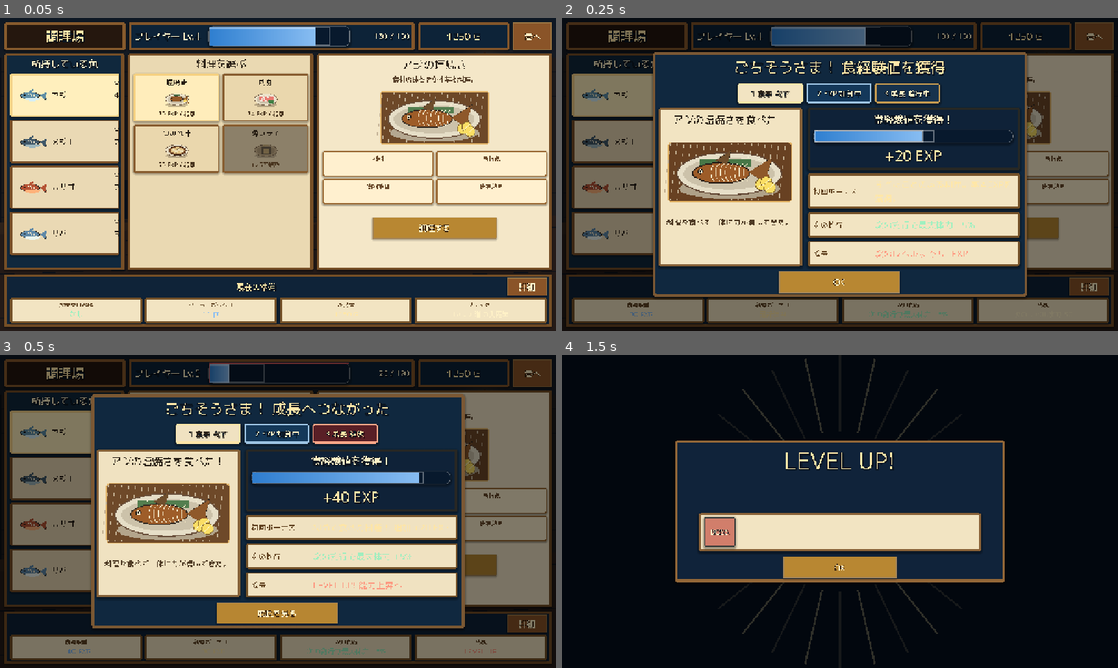
Above: before the commit, frames 1-4 (two rows, left to right).
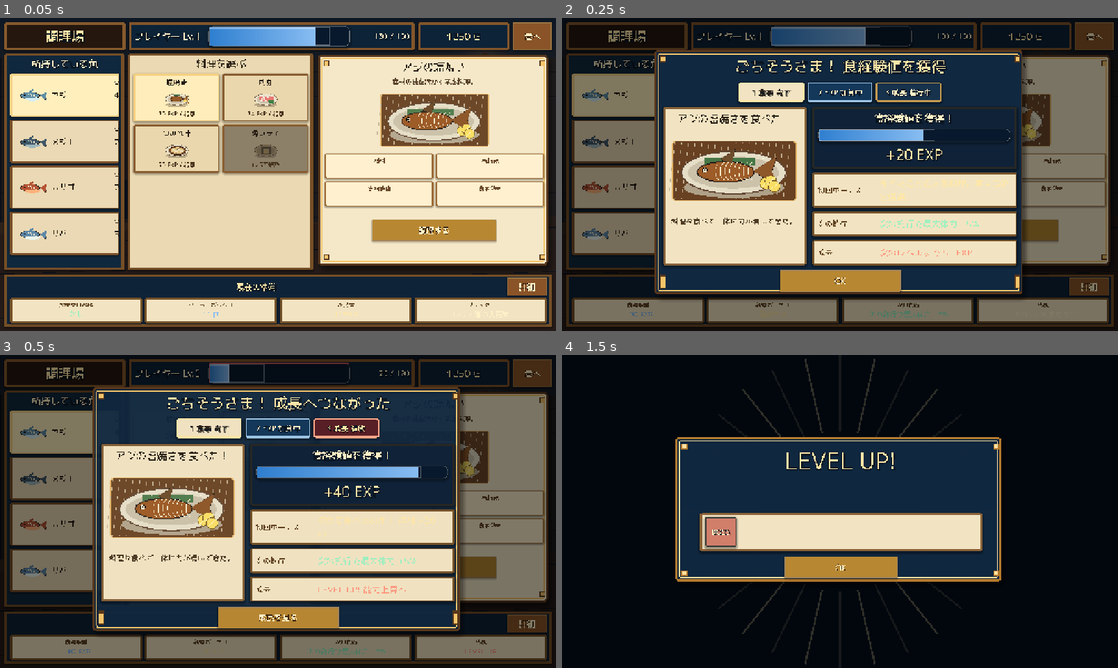
Above: after the commit, the same moments.

Repository: RYUKOU-OKUMURA/tsuri_quest_umi_mvp
Game: Godot game, scene res://tools/cooking_flow_smoke.tscn
Same seed, same stepped clock (60 frames per second), same inputs: the game is played once before the commit and once after it. This scene is started directly instead of the project's main scene.
Inputs (mouse positions are in pixels of both pictures, inside the frame that each line leads up to):
- Up to frame 1 (0.05 s): no input
- Up to frame 2 (0.25 s): no input
- Up to frame 3 (0.5 s): no input
- Up to frame 4 (1.5 s): click "港へ" at 0.5 s; tap Enter at 1.25 s; move the mouse to (962, 495) at 1.27 s; tap Shift at 1.35 s; click (962, 495) at 1.42 s

The runs differ from the first frame. In frame 1, 7.5% of the frame differs, in the area x 57-100%, y 11-81%; in frame 2, 16%; in frame 3, 25%, in the area x 16-100%, y 10-89%; in frame 4, 3.3%.

Commit message:
Apply cooking showcase frame assets

Diff:
--- a/src/ui/components/cooking_reward_panel.gd
+++ b/src/ui/components/cooking_reward_panel.gd
@@ -7,6 +7,7 @@
 
 const DISH_FEATURE_AJI := "res://assets/showcase/cooking/dish_feature_aji_shioyaki.png"
 const DISH_ICON_SHEET := "res://assets/showcase/cooking/dish_icon_sheet.png"
+const MEAL_RESULT_FRAME := "res://assets/showcase/cooking/meal_result_frame.png"
 
 var _dialog: PanelContainer
 var _header_title: Label
@@ -41,7 +42,14 @@
 	_dialog = PanelContainer.new()
 	_dialog.custom_minimum_size = Vector2(860.0, 0.0)
 	_dialog.add_theme_stylebox_override(
-		"panel", _style_box(Color("#10283f"), Color("#5e391a"), Palette.GOLD_BRIGHT, 6, 8)
+		"panel",
+		_texture_style_box(
+			MEAL_RESULT_FRAME,
+			34,
+			_style_box(Color("#10283f"), Color("#5e391a"), Palette.GOLD_BRIGHT, 6, 8),
+			22.0,
+			16.0
+		)
 	)
 	center.add_child(_dialog)
 
@@ -267,6 +275,31 @@
 	sb.shadow_size = 6
 	sb.shadow_offset = Vector2(0.0, 3.0)
 	sb.anti_aliasing = false
+	return sb
+
+
+func _texture_style_box(
+	path: String, margin: int, fallback: StyleBox, content_x: float, content_y: float
+) -> StyleBox:
+	var tex := load(path) as Texture2D
+	if tex == null:
+		return fallback
+	var sb := StyleBoxTexture.new()
+	sb.texture = tex
+	sb.texture_margin_left = margin
+	sb.texture_margin_top = margin
+	sb.texture_margin_right = margin
+	sb.texture_margin_bottom = margin
+	sb.axis_stretch_horizontal = StyleBoxTexture.AXIS_STRETCH_MODE_STRETCH
+	sb.axis_stretch_vertical = StyleBoxTexture.AXIS_STRETCH_MODE_STRETCH
+	sb.expand_margin_left = 6.0
+	sb.expand_margin_top = 6.0
+	sb.expand_margin_right = 6.0
+	sb.expand_margin_bottom = 6.0
+	sb.content_margin_left = content_x
+	sb.content_margin_top = content_y
+	sb.content_margin_right = content_x
+	sb.content_margin_bottom = content_y
 	return sb
 
 
--- a/src/ui/components/cooking_status_panel.gd
+++ b/src/ui/components/cooking_status_panel.gd
@@ -4,6 +4,7 @@
 signal closed
 
 const GaugeBarScript = preload("res://src/ui/components/gauge_bar.gd")
+const STATUS_CARD_FRAME := "res://assets/showcase/cooking/status_card_frame.png"
 
 var _dialog: PanelContainer
 var _exp_bar: GaugeBar
@@ -121,7 +122,13 @@
 
 
 func _summary_card(parent: GridContainer, title: String, accent: Color) -> Label:
-	var card := _panel_box(Color("#10283f"), Color("#07121e"), Palette.GOLD_DEEP, 4)
+	var card := _texture_panel_box(
+		STATUS_CARD_FRAME,
+		24,
+		_style_box(Color("#10283f"), Color("#07121e"), Palette.GOLD_DEEP, 4, 5),
+		16.0,
+		10.0
+	)
 	card.custom_minimum_size = Vector2(420.0, 86.0)
 	parent.add_child(card)
 	var box := VBoxContainer.new()
@@ -140,7 +147,13 @@
 
 
 func _stat_card(title: String, value: String, accent: Color) -> PanelContainer:
-	var card := _panel_box(Color("#f8edcf"), Color("#60401f"), Color("#d7a456"), 4)
+	var card := _texture_panel_box(
+		STATUS_CARD_FRAME,
+		24,
+		_style_box(Color("#f8edcf"), Color("#60401f"), Color("#d7a456"), 4, 5),
+		14.0,
+		8.0
+	)
 	card.custom_minimum_size = Vector2(250.0, 70.0)
 	var box := VBoxContainer.new()
 	box.add_theme_constant_override("separation", 0)
@@ -201,6 +214,16 @@
 func _panel_box(fill: Color, border: Color, inner: Color, border_width: int) -> PanelContainer:
 	var panel := PanelContainer.new()
 	panel.add_theme_stylebox_override("panel", _style_box(fill, border, inner, border_width, 5))
+	return panel
+
+
+func _texture_panel_box(
+	path: String, margin: int, fallback: StyleBox, content_x: float, content_y: float
+) -> PanelContainer:
+	var panel := PanelContainer.new()
+	panel.add_theme_stylebox_override(
+		"panel", _texture_style_box(path, margin, fallback, content_x, content_y)
+	)
 	return panel
 
 
@@ -219,3 +242,28 @@
 	sb.shadow_offset = Vector2(0.0, 3.0)
 	sb.anti_aliasing = false
 	return sb
+
+
+func _texture_style_box(
+	path: String, margin: int, fallback: StyleBox, content_x: float, content_y: float
+) -> StyleBox:
+	var tex := load(path) as Texture2D
+	if tex == null:
+		return fallback
+	var sb := StyleBoxTexture.new()
+	sb.texture = tex
+	sb.texture_margin_left = margin
+	sb.texture_margin_top = margin
+	sb.texture_margin_right = margin
+	sb.texture_margin_bottom = margin
+	sb.axis_stretch_horizontal = StyleBoxTexture.AXIS_STRETCH_MODE_STRETCH
+	sb.axis_stretch_vertical = StyleBoxTexture.AXIS_STRETCH_MODE_STRETCH
+	sb.expand_margin_left = 5.0
+	sb.expand_margin_top = 5.0
+	sb.expand_margin_right = 5.0
+	sb.expand_margin_bottom = 5.0
+	sb.content_margin_left = content_x
+	sb.content_margin_top = content_y
+	sb.content_margin_right = content_x
+	sb.content_margin_bottom = content_y
+	return sb
--- a/src/ui/components/level_up_panel.gd
+++ b/src/ui/components/level_up_panel.gd
@@ -2,6 +2,8 @@
 ## 調理フローの LEVEL_UP_OVERLAY。
 # レベル遷移、能力上昇、Lv.5 解放を一画面の報酬ピークとして見せる。
 signal closed
+
+const LEVEL_UP_FRAME := "res://assets/showcase/cooking/level_up_frame.png"
 
 var _dialog: PanelContainer
 var _level_line: Label
@@ -29,7 +31,14 @@
 	_dialog = PanelContainer.new()
 	_dialog.custom_minimum_size = Vector2(760.0, 0.0)
 	_dialog.add_theme_stylebox_override(
-		"panel", _style_box(Color("#10233a"), Color("#7b4b20"), Palette.GOLD_BRIGHT, 6, 8)
+		"panel",
+		_texture_style_box(
+			LEVEL_UP_FRAME,
+			36,
+			_style_box(Color("#10233a"), Color("#7b4b20"), Palette.GOLD_BRIGHT, 6, 8),
+			22.0,
+			18.0
+		)
 	)
 	center.add_child(_dialog)
 
@@ -255,3 +264,28 @@
 	sb.shadow_offset = Vector2(0.0, 3.0)
 	sb.anti_aliasing = false
 	return sb
+
+
+func _texture_style_box(
+	path: String, margin: int, fallback: StyleBox, content_x: float, content_y: float
+) -> StyleBox:
+	var tex := load(path) as Texture2D
+	if tex == null:
+		return fallback
+	var sb := StyleBoxTexture.new()
+	sb.texture = tex
+	sb.texture_margin_left = margin
+	sb.texture_margin_top = margin
+	sb.texture_margin_right = margin
+	sb.texture_margin_bottom = margin
+	sb.axis_stretch_horizontal = StyleBoxTexture.AXIS_STRETCH_MODE_STRETCH
+	sb.axis_stretch_vertical = StyleBoxTexture.AXIS_STRETCH_MODE_STRETCH
+	sb.expand_margin_left = 7.0
+	sb.expand_margin_top = 7.0
+	sb.expand_margin_right = 7.0
+	sb.expand_margin_bottom = 7.0
+	sb.content_margin_left = content_x
+	sb.content_margin_top = content_y
+	sb.content_margin_right = content_x
+	sb.content_margin_bottom = content_y
+	return sb
--- a/src/ui/cooking_screen.gd
+++ b/src/ui/cooking_screen.gd
@@ -9,6 +9,7 @@
 const FISH_ICON_SHEET := "res://assets/showcase/cooking/fish_icon_sheet.png"
 const DISH_ICON_SHEET := "res://assets/showcase/cooking/dish_icon_sheet.png"
 const DISH_FEATURE_AJI := "res://assets/showcase/cooking/dish_feature_aji_shioyaki.png"
+const DISH_DETAIL_FRAME := "res://assets/showcase/cooking/dish_detail_frame.png"
 
 const FISH_ICON_INDEX := {
 	"aji": 0,
@@ -190,7 +191,13 @@
 	_recipe_grid.add_theme_constant_override("v_separation", 7)
 	recipe_layout.add_child(_recipe_grid)
 
-	var detail_panel := _panel_box(Color("#f4e7c8"), Color("#5e391a"), Color("#e6b561"), 6)
+	var detail_panel := _texture_panel_box(
+		DISH_DETAIL_FRAME,
+		34,
+		_style_box(Color("#f4e7c8"), Color("#5e391a"), Color("#e6b561"), 6, 5),
+		18.0,
+		12.0
+	)
 	detail_panel.size_flags_horizontal = Control.SIZE_EXPAND_FILL
 	detail_panel.size_flags_vertical = Control.SIZE_EXPAND_FILL
 	body.add_child(detail_panel)
@@ -723,6 +730,16 @@
 	return panel
 
 
+func _texture_panel_box(
+	path: String, margin: int, fallback: StyleBox, content_x: float, content_y: float
+) -> PanelContainer:
+	var panel := PanelContainer.new()
+	panel.add_theme_stylebox_override(
+		"panel", _texture_style_box(path, margin, fallback, content_x, content_y)
+	)
+	return panel
+
+
 func _style_box(fill: Color, border: Color, inner: Color, border_width: int, radius: int) -> StyleBoxFlat:
 	var sb := StyleBoxFlat.new()
 	sb.bg_color = fill
@@ -740,6 +757,31 @@
 	return sb
 
 
+func _texture_style_box(
+	path: String, margin: int, fallback: StyleBox, content_x: float, content_y: float
+) -> StyleBox:
+	var tex := load(path) as Texture2D
+	if tex == null:
+		return fallback
+	var sb := StyleBoxTexture.new()
+	sb.texture = tex
+	sb.texture_margin_left = margin
+	sb.texture_margin_top = margin
+	sb.texture_margin_right = margin
+	sb.texture_margin_bottom = margin
+	sb.axis_stretch_horizontal = StyleBoxTexture.AXIS_STRETCH_MODE_STRETCH
+	sb.axis_stretch_vertical = StyleBoxTexture.AXIS_STRETCH_MODE_STRETCH
+	sb.expand_margin_left = 6.0
+	sb.expand_margin_top = 6.0
+	sb.expand_margin_right = 6.0
+	sb.expand_margin_bottom = 6.0
+	sb.content_margin_left = content_x
+	sb.content_margin_top = content_y
+	sb.content_margin_right = content_x
+	sb.content_margin_bottom = content_y
+	return sb
+
+
 func _atlas(path: String, index: int, columns: int, rows: int) -> Texture2D:
 	var tex := load(path) as Texture2D
 	if tex == null:
Not shown, changed: docs/12_cooking_showcase_qa.md
